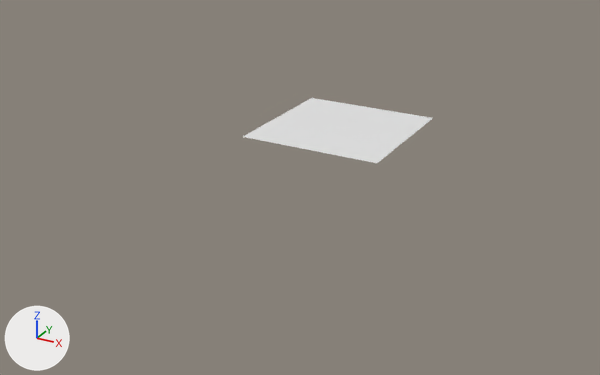
An edit to the FBX model main/CannonGame/Assets/Art/Models/Mesh/environment.fbx, drawn before and after from the same camera.
The view is the same before and after, from a camera (50 mm lens) standing at (966.0, -2070.0, 784.0) and looking at (0.0, -313.0, -94.0). The axes (+X, +Y, +Z) are drawn at lower left. The lights are the same throughout.

The first picture shows 'Floor'.
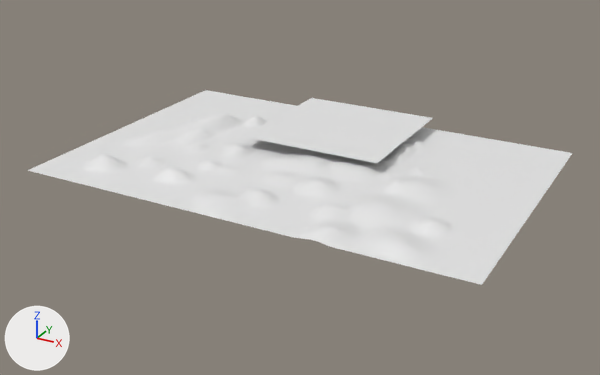
Edits to the bpy script that builds the scene:
```text
Add me_cube_006:
    me_cube_006.from_pydata(...)  # 20604 vertices, 20301 faces; spans x -600.0..600.0, y -675.0..125.0, z -34.0..0.0
    me_cube_006.materials.append(mat_material)  # white #e7e7e7
Add ob_seabed:
    ob_seabed = bpy.data.objects.new('SeaBed', me_cube_006)
    ob_seabed.location = (0.0, 0.0, 0.0)
```

Where the change shows, as pixel boxes (x1, y1, x2, y2) in the pictures (600 x 375 px):
'SeaBed', added: after (27, 90, 572, 285)
